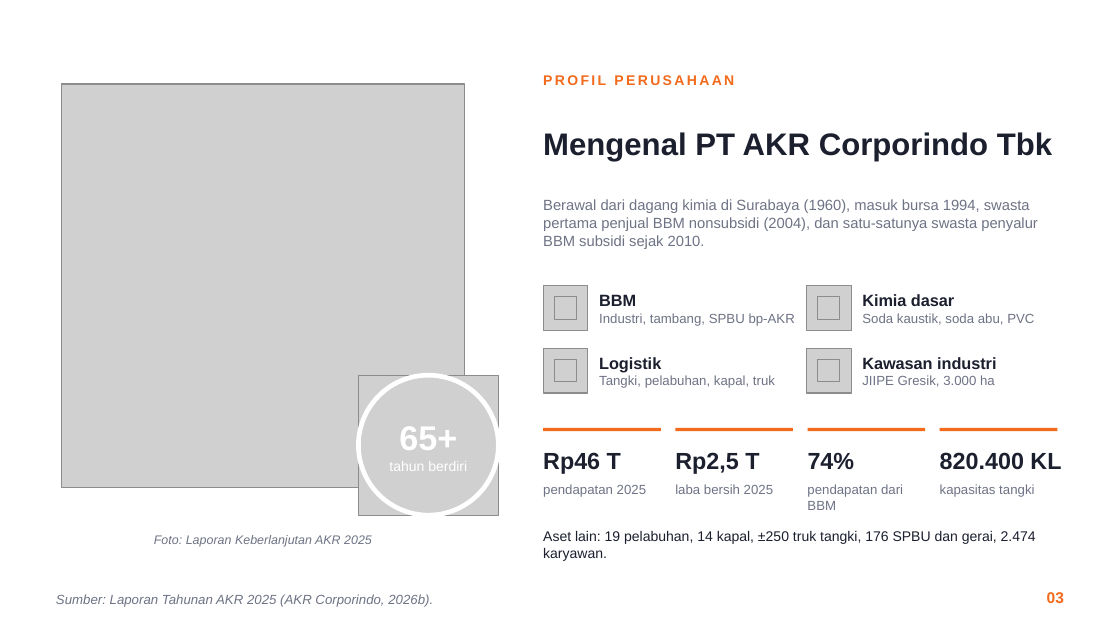
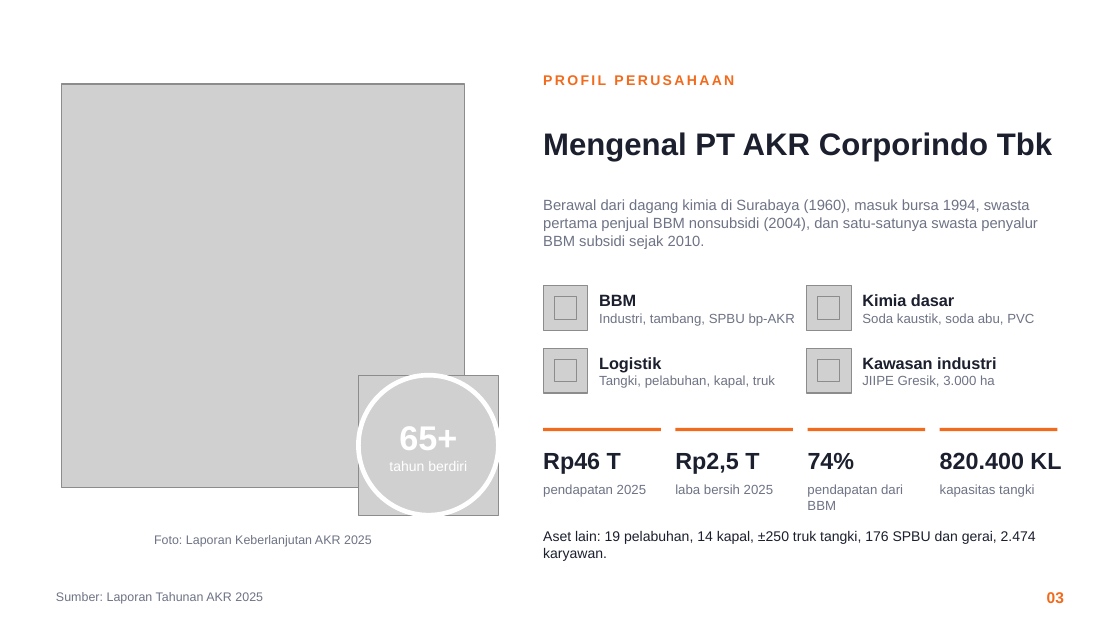
Before and after one commit to aslihabnuri/Dom-Manipulation, a slide deck: slide 3 of output-paper-GBE/Presentasi GBE - Aulia Sisca Rahmadiyanti - SEMBA 51A - PT AKR Corporindo Tbk.pptx. Drawn at 1120x630 pixels with LibreOffice and Linux fonts; fonts in the diff are those of the drawing; grey boxes stand for pictures; background and template pictures are left out. Boxes give left, top, right and bottom in pixels: in the first picture for what was removed or moved away, otherwise in the second. Text is boxed around its words. In the diff, an @@ line names an element or a change of style, - is before the commit and + after.

```diff
--- a/output-paper-GBE/Presentasi GBE - Aulia Sisca Rahmadiyanti - SEMBA 51A - PT AKR Corporindo Tbk.pptx
+++ b/output-paper-GBE/Presentasi GBE - Aulia Sisca Rahmadiyanti - SEMBA 51A - PT AKR Corporindo Tbk.pptx
@@ text "Foto: Laporan Keberlanjutan AKR 2025" at [154,535,372,547]: italic off @@
@@ text at [56,592,263,604]: text changed; size 8.5 to 8 pt; italic off @@
-Sumber: Laporan Tahunan AKR 2025 (AKR Corporindo, 2026b).
+Sumber: Laporan Tahunan AKR 2025
```
Also in this commit, not shown: 8 other slides changed, 1 slide added, 1 slide removed, 3 other files.
